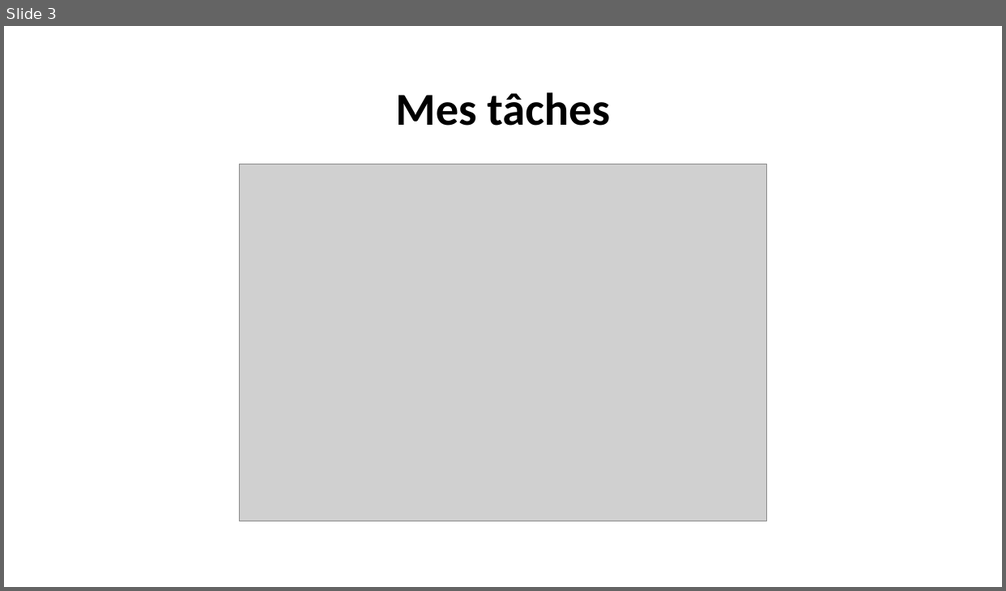
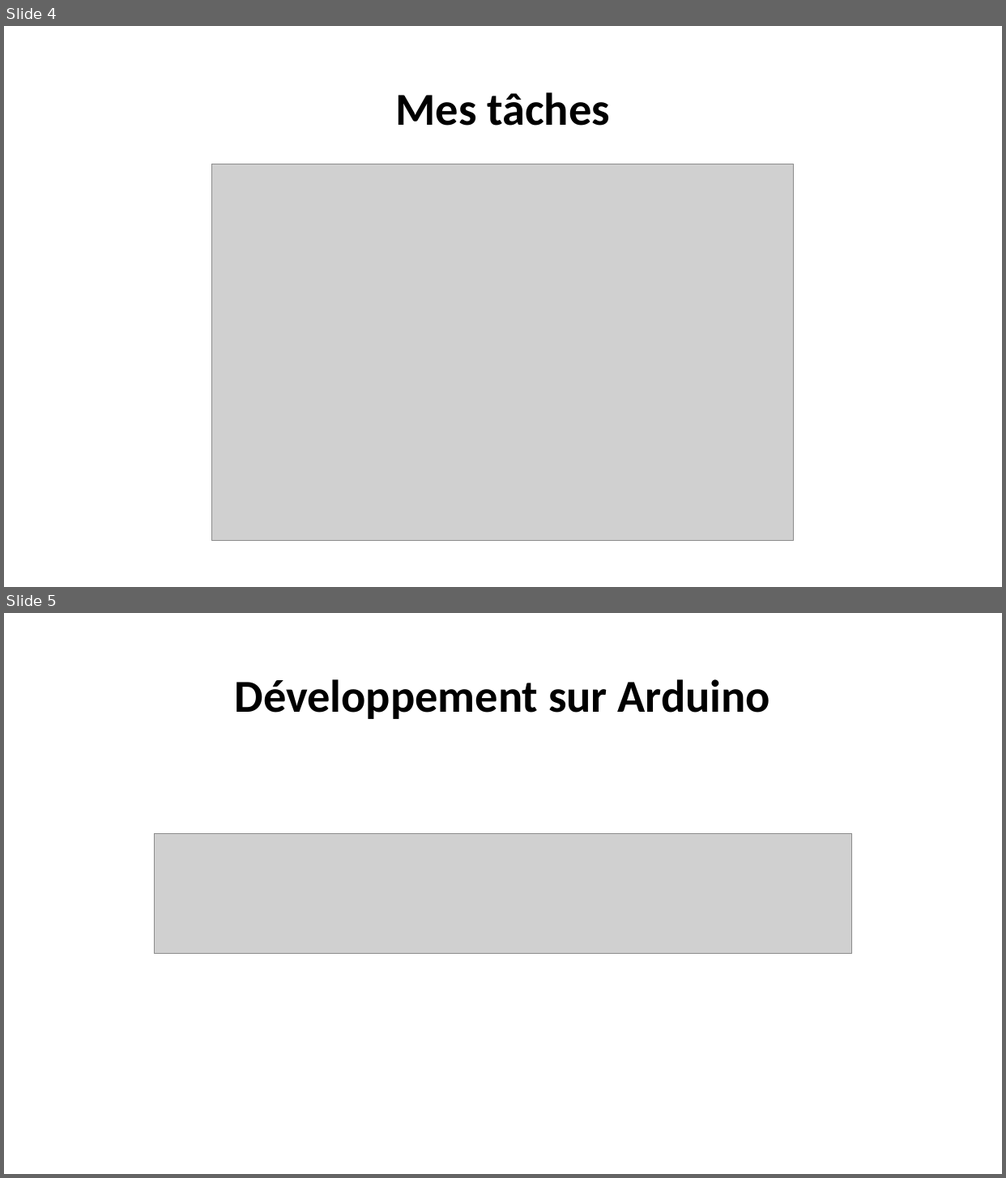
Before and after one commit to corentin-breny/Systeme_Escape_Game_13emePorte, a slide deck: Etudiants/Joshua/PremièreRevueDeProjet.pptx. Shown one above the other, each under a label of ours: slide 3 before the commit, slides 4 and 5 after it. The pictures are 1006x591 and 1006x1178 pixels, drawn with LibreOffice and Linux fonts; fonts in the diff are those of the drawing; grey boxes stand for pictures; background and template pictures are left out. Boxes give left, top, right and bottom in pixels: in the first picture for what was removed or moved away, otherwise in the second. Text is boxed around its words. In the diff, an @@ line names an element or a change of style, - is before the commit and + after.

```diff
--- a/Etudiants/Joshua/PremièreRevueDeProjet.pptx
+++ b/Etudiants/Joshua/PremièreRevueDeProjet.pptx
@@ slide 5 added at box(4, 613, 1002, 1174), background picture (left out) @@
@@ title added at box(234, 679, 770, 719), 44 pt, text #000000, bold @@
+Développement sur Arduino
@@ picture added at box(154, 834, 851, 954) @@
@@ what was slide 3 is now slide 4 @@
@@ slide 4 changed as well @@
@@ picture: place and size @@
-picture at box(240, 165, 767, 522)
+picture at box(212, 165, 794, 541)
```
Also in this commit, not shown: 2 other slides changed, 10 other slides added, 1 slide removed, 2 other files.
